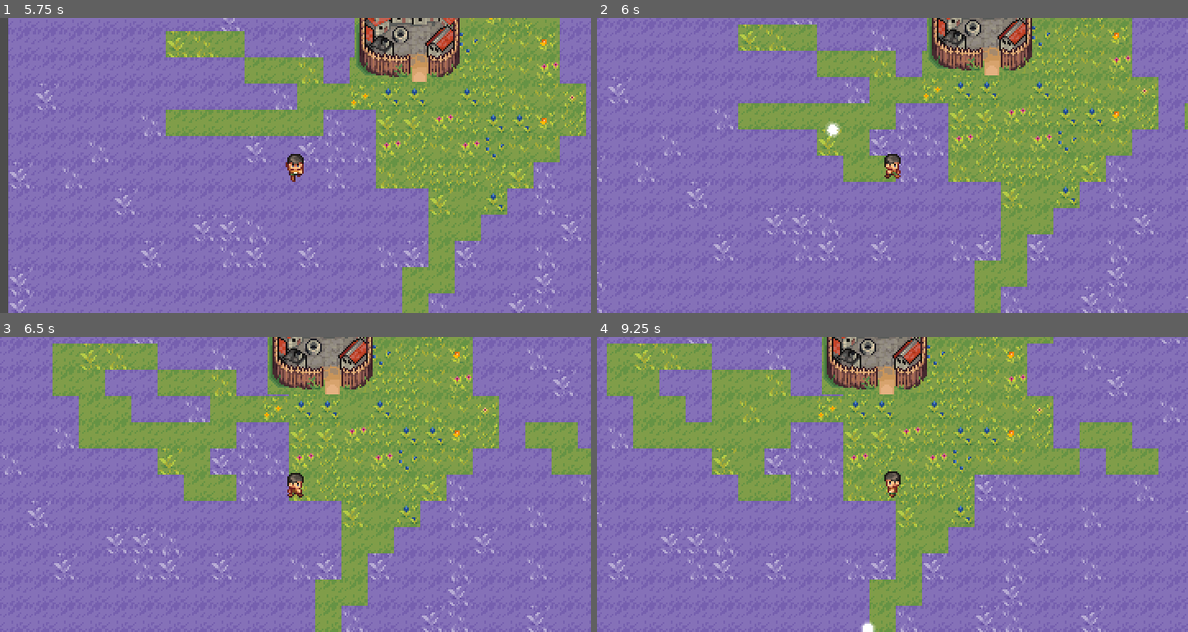
Above: before the commit, frames 1-4 (two rows, left to right).
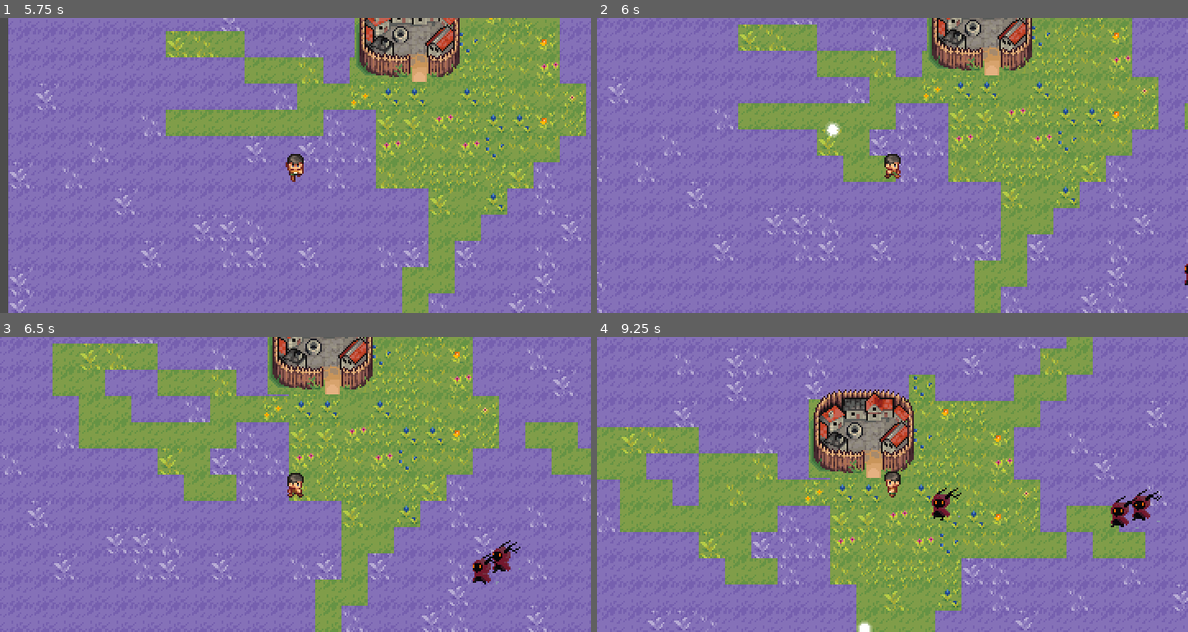
Above: after the commit, the same moments.

Repository: PEMDAS-Studio/GameJam24
Game: Godot game, scene res://BadGrass/grassgame.tscn
The game is run twice, just before and just after one commit, with the same random seed, the same clock (stepped at 60 frames per second) and the same inputs. This scene is started directly instead of the project's main scene.
Inputs (mouse positions are in pixels of both pictures, inside the frame that each line leads up to):
- Up to frame 1 (5.75 s): tap Enter at 0.5 s; move the mouse to (425, 150) at 0.52 s; hold D (right) 0.53-1.28 s; tap Space (grassaction) every 0.75 s from 0.6 to 5.1 s; move the mouse to (177, 180) at 1.27 s; hold S (down) 1.28-2.03 s; move the mouse to (354, 100) at 2.02 s; hold D (right) 2.03-2.78 s; move the mouse to (265, 224) at 2.77 s; hold W (up) 2.78-3.53 s; move the mouse to (472, 209) at 3.52 s; hold A (left) 3.53-5.03 s; move the mouse to (118, 121) at 4.27 s; move the mouse to (325, 165) at 5.02 s; hold S (down) from 5.03 s (still down)
- Up to frame 2 (6 s): move the mouse to (803, 91) at 5.77 s; release S (down) at 5.78 s; hold D (right) from 5.78 s (still down); tap Space (grassaction) at 5.85 s
- Up to frame 3 (6.5 s): keep holding D (right)
- Up to frame 4 (9.25 s): move the mouse to (1022, 469) at 6.52 s; release D (right) at 6.53 s; hold W (up) 6.53-7.28 s; tap Space (grassaction) every 0.75 s from 6.6 to 8.85 s; move the mouse to (774, 499) at 7.27 s; hold D (right) 7.28-8.03 s; move the mouse to (951, 419) at 8.02 s; hold S (down) 8.03-8.78 s; move the mouse to (862, 543) at 8.77 s; hold A (left) from 8.78 s (still down)

Frame 1 is identical in both runs. In frame 2, less than 0.1% of the frame differs, in the area x 99-100%, y 83-91%; in frame 3, 0.5%; in frame 4, 51%, in the area x 0-100%, y 0-100%.

Commit message:
Added Enemy
• Enemies spawn randomly
• Enemies finds and rushes toward player
• Enemies have variable health
• Player now have health
• Player can get damaged
• Player can run away from enemy attacks

Diff:
--- /dev/null
+++ b/gameproj/BadGrass/Enemies/enemy.gd
@@ -0,0 +1,51 @@
+extends CharacterBody2D
+
+const SPEED = 70.0
+
+@onready var Player:Object = get_parent().get_node("Player")
+@onready var anim = $Anim
+@onready var hurt_time = $HurtTime
+
+var health:float = 9
+var damage:float = 5
+
+
+func _ready():
+	anim.play("Run")
+
+func _physics_process(delta):
+	var playerPos = Player.global_position
+	if playerPos.x - position.x < 0:
+		anim.flip_h = true
+	else:
+		anim.flip_h = false
+
+	velocity = position.direction_to(playerPos) * SPEED
+
+	if health < 0:
+		queue_free()
+
+	move_and_slide()
+
+
+func _on_hit_box_area_entered(area):
+	if area.get_name() == "BulletSample":
+		health -= area.damage
+
+
+func _on_hurt_box_body_entered(body):
+	if body.get_name() == "Player":
+		anim.play("Hit")
+		hurt_time.start(1)
+
+
+func _on_hurt_box_body_exited(body):
+	if body.get_name() == "Player":
+		anim.play("Run")
+		hurt_time.stop()
+
+
+
+func _on_hurt_time_timeout():
+	Player.Health -= damage
+	print(Player.Health)
--- /dev/null
+++ b/gameproj/BadGrass/Enemies/enemy.tscn
@@ -0,0 +1,155 @@
+[gd_scene load_steps=21 format=3 uid="uid://beuy842wf4e4p"]
+
+[ext_resource type="Texture2D" uid="uid://bj6vl3gjkih3t" path="res://BadGrass/Enemies/Sprites/satyr-Sheet.png" id="1_dx1gb"]
+[ext_resource type="Script" path="res://BadGrass/Enemies/enemy.gd" id="1_hnxka"]
+
+[sub_resource type="CapsuleShape2D" id="CapsuleShape2D_3hxk3"]
+radius = 6.0
+height = 18.0
+
+[sub_resource type="AtlasTexture" id="AtlasTexture_3w3k5"]
+atlas = ExtResource("1_dx1gb")
+region = Rect2(0, 64, 32, 32)
+
+[sub_resource type="AtlasTexture" id="AtlasTexture_37wde"]
+atlas = ExtResource("1_dx1gb")
+region = Rect2(32, 64, 32, 32)
+
+[sub_resource type="AtlasTexture" id="AtlasTexture_ioj56"]
+atlas = ExtResource("1_dx1gb")
+region = Rect2(64, 64, 32, 32)
+
+[sub_resource type="AtlasTexture" id="AtlasTexture_cgyer"]
+atlas = ExtResource("1_dx1gb")
+region = Rect2(128, 64, 32, 32)
+
+[sub_resource type="AtlasTexture" id="AtlasTexture_lt2ec"]
+atlas = ExtResource("1_dx1gb")
+region = Rect2(160, 64, 32, 32)
+
+[sub_resource type="AtlasTexture" id="AtlasTexture_1g47m"]
+atlas = ExtResource("1_dx1gb")
+region = Rect2(192, 64, 32, 32)
+
+[sub_resource type="AtlasTexture" id="AtlasTexture_oi6gd"]
+atlas = ExtResource("1_dx1gb")
+region = Rect2(0, 32, 32, 32)
+
+[sub_resource type="AtlasTexture" id="AtlasTexture_2gyav"]
+atlas = ExtResource("1_dx1gb")
+region = Rect2(32, 32, 32, 32)
+
+[sub_resource type="AtlasTexture" id="AtlasTexture_31yxx"]
+atlas = ExtResource("1_dx1gb")
+region = Rect2(64, 32, 32, 32)
+
+[sub_resource type="AtlasTexture" id="AtlasTexture_syw3j"]
+atlas = ExtResource("1_dx1gb")
+region = Rect2(96, 32, 32, 32)
+
+[sub_resource type="AtlasTexture" id="AtlasTexture_wamtx"]
+atlas = ExtResource("1_dx1gb")
+region = Rect2(128, 32, 32, 32)
+
+[sub_resource type="AtlasTexture" id="AtlasTexture_m4psv"]
+atlas = ExtResource("1_dx1gb")
+region = Rect2(160, 32, 32, 32)
+
+[sub_resource type="AtlasTexture" id="AtlasTexture_i6hme"]
+atlas = ExtResource("1_dx1gb")
+region = Rect2(192, 32, 32, 32)
+
+[sub_resource type="AtlasTexture" id="AtlasTexture_pc8nw"]
+atlas = ExtResource("1_dx1gb")
+region = Rect2(224, 32, 32, 32)
+
+[sub_resource type="SpriteFrames" id="SpriteFrames_5hpu4"]
+animations = [{
+"frames": [{
+"duration": 1.0,
+"texture": SubResource("AtlasTexture_3w3k5")
+}, {
+"duration": 1.0,
+"texture": SubResource("AtlasTexture_37wde")
+}, {
+"duration": 1.0,
+"texture": SubResource("AtlasTexture_ioj56")
+}, {
+"duration": 1.0,
+"texture": SubResource("AtlasTexture_cgyer")
+}, {
+"duration": 1.0,
+"texture": SubResource("AtlasTexture_lt2ec")
+}, {
+"duration": 1.0,
+"texture": SubResource("AtlasTexture_1g47m")
+}],
+"loop": true,
+"name": &"Hit",
+"speed": 6.0
+}, {
+"frames": [{
+"duration": 1.0,
+"texture": SubResource("AtlasTexture_oi6gd")
+}, {
+"duration": 1.0,
+"texture": SubResource("AtlasTexture_2gyav")
+}, {
+"duration": 1.0,
+"texture": SubResource("AtlasTexture_31yxx")
+}, {
+"duration": 1.0,
+"texture": SubResource("AtlasTexture_syw3j")
+}, {
+"duration": 1.0,
+"texture": SubResource("AtlasTexture_wamtx")
+}, {
+"duration": 1.0,
+"texture": SubResource("AtlasTexture_m4psv")
+}, {
+"duration": 1.0,
+"texture": SubResource("AtlasTexture_i6hme")
+}, {
+"duration": 1.0,
+"texture": SubResource("AtlasTexture_pc8nw")
+}],
+"loop": true,
+"name": &"Run",
+"speed": 16.0
+}]
+
+[sub_resource type="CapsuleShape2D" id="CapsuleShape2D_crhhe"]
+radius = 8.0
+height = 24.0
+
+[sub_resource type="RectangleShape2D" id="RectangleShape2D_klpn6"]
+size = Vector2(24, 16)
+
+[node name="Enemy" type="CharacterBody2D"]
+script = ExtResource("1_hnxka")
+
+[node name="CollisionShape2D" type="CollisionShape2D" parent="."]
+shape = SubResource("CapsuleShape2D_3hxk3")
+
+[node name="Anim" type="AnimatedSprite2D" parent="."]
+sprite_frames = SubResource("SpriteFrames_5hpu4")
+animation = &"Run"
+
+[node name="HitBox" type="Area2D" parent="."]
+
+[node name="CollisionShape2D" type="CollisionShape2D" parent="HitBox"]
+position = Vector2(1, 1)
+shape = SubResource("CapsuleShape2D_crhhe")
+
+[node name="HurtBox" type="Area2D" parent="."]
+
+[node name="CollisionShape2D" type="CollisionShape2D" parent="HurtBox"]
+position = Vector2(1, 2)
+shape = SubResource("RectangleShape2D_klpn6")
+
+[node name="HurtTime" type="Timer" parent="."]
+
+[connection signal="area_entered" from="HitBox" to="." method="_on_hit_box_area_entered"]
+[connection signal="body_entered" from="HurtBox" to="." method="_on_hurt_box_body_entered"]
+[connection signal="body_exited" from="HurtBox" to="." method="_on_hurt_box_body_exited"]
+[connection signal="timeout" from="HurtTime" to="." method="_on_hurt_time_timeout"]
--- a/gameproj/BadGrass/bullet/bullet_sample.gd
+++ b/gameproj/BadGrass/bullet/bullet_sample.gd
@@ -5,6 +5,8 @@
 var _traversalDirection: Vector2
 var _traveledDistance : float = 0
 var tile_map : TileMap
+
+var damage:float = 10
 
 # Called when the node enters the scene tree for the first time.
 func _ready():
--- a/gameproj/BadGrass/grassgame.tscn
+++ b/gameproj/BadGrass/grassgame.tscn
@@ -473,7 +473,7 @@
 position = Vector2(472, -98)
 shape = SubResource("RectangleShape2D_7nk77")
 
-[node name="CharacterBody2D" parent="." instance=ExtResource("2_hu4nw")]
+[node name="Player" parent="." instance=ExtResource("2_hu4nw")]
 SPEED = 76.0
 
-[node name="Camera2D" type="Camera2D" parent="CharacterBody2D"]
+[node name="Camera2D" type="Camera2D" parent="Player"]
--- a/gameproj/Character.gd
+++ b/gameproj/Character.gd
@@ -1,6 +1,7 @@
 extends CharacterBody2D
 
 @export var SPEED = 72.0
+@export var Health = 10
 @onready var sprite = $Sprite2D as AnimatedSprite2D
 var _isAttacking = false
 var attackTimer : Timer
--- a/gameproj/changegrass.gd
+++ b/gameproj/changegrass.gd
@@ -5,6 +5,9 @@
 @onready var decontaminator : DecontaminatorBase = $Decontaminator
 var _contaminatedTiles : Dictionary = {}
 var _spreadableTiles : Array[Vector2i]
+
+var enemy:PackedScene = preload("res://BadGrass/Enemies/enemy.tscn")
+var enemySpawnTimer:float = 0.5
 
 # Called when the node enters the scene tree for the first time.
 func _ready():
@@ -30,7 +33,15 @@
 
 # Called every frame. 'delta' is the elapsed time since the previous frame.
 func _process(delta):
-	pass
+	enemySpawnTimer -= delta
+	if enemySpawnTimer < 0:
+		var enemyPotentialXPos = randf_range(256, 1087)
+		var enemyPotentialYPos = randf_range(-40, 558)
+		var enemy = enemy.instantiate()
+		enemy.position = Vector2(enemyPotentialXPos,enemyPotentialYPos)
+		add_child(enemy)
+		enemySpawnTimer = 0.5
+
 
 #func _unhandled_input(event):
 	#if Input.is_action_just_pressed("grassaction"):
--- a/gameproj/character.tscn
+++ b/gameproj/character.tscn
@@ -366,7 +366,7 @@
 [sub_resource type="RectangleShape2D" id="RectangleShape2D_8y2sr"]
 size = Vector2(11, 8.5)
 
-[node name="CharacterBody2D" type="CharacterBody2D"]
+[node name="Player" type="CharacterBody2D"]
 script = ExtResource("1_q1jeg")
 
 [node name="Sprite2D" type="AnimatedSprite2D" parent="."]
Binary file added: gameproj/BadGrass/Enemies/Sprites/satyr-Sheet.png
Not shown, added: gameproj/BadGrass/Enemies/Sprites/satyr-Sheet.png.import
Not shown, changed: .DS_Store
Not shown, added: gameproj/.DS_Store
Not shown, added: gameproj/BadGrass/.DS_Store
Not shown, added: gameproj/BadGrass/Enemies/.DS_Store
